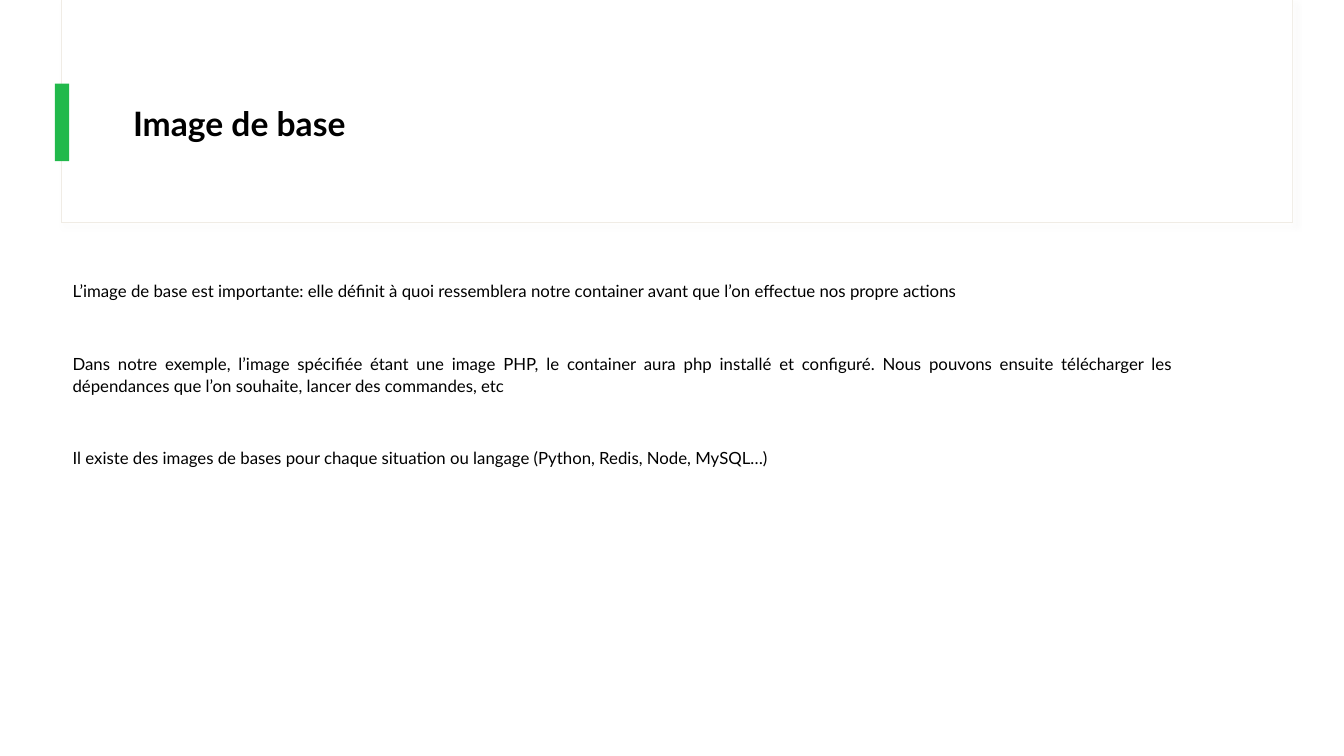
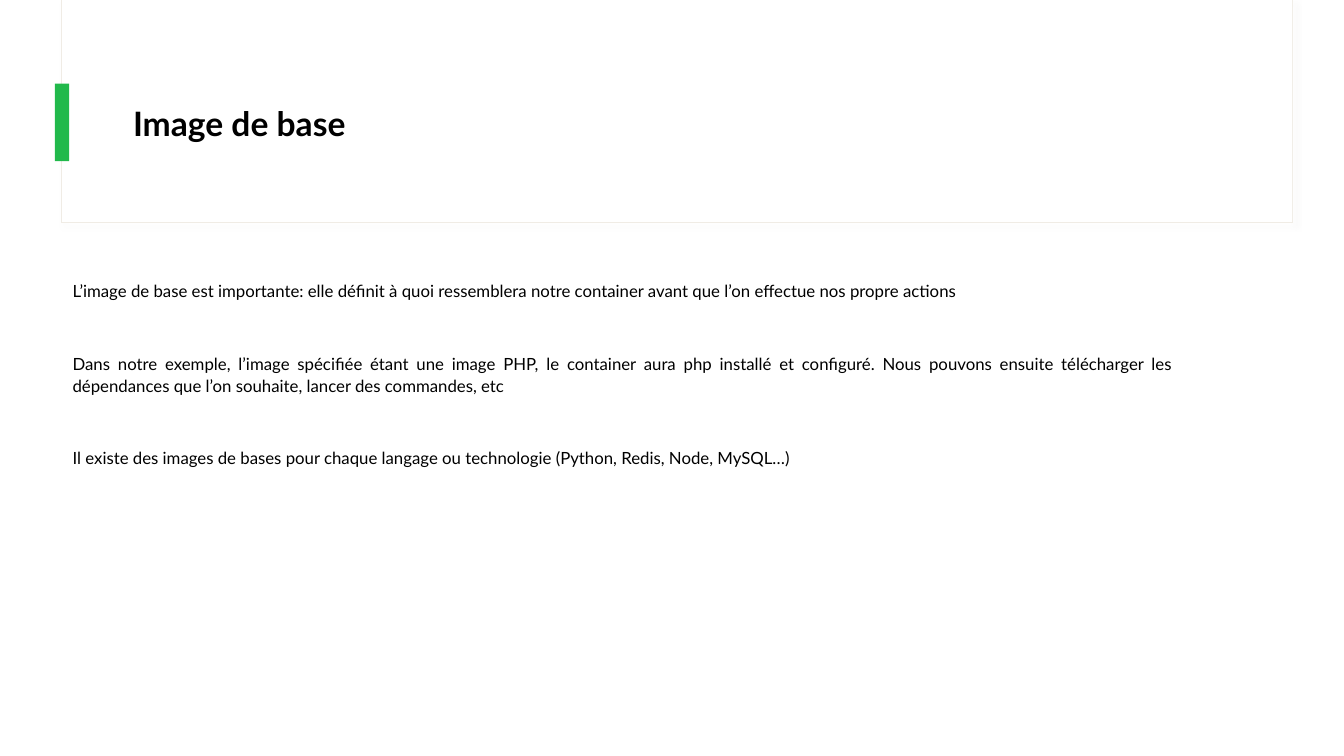
Before and after one commit to IPSSIASIDEV2/Jedy-DockerKubernetes-Formation, a slide deck: slide 20 of Cours/Cours.pptx (slide 21 before the commit). Drawn at 1344x756 pixels with LibreOffice and Linux fonts; fonts in the diff are those of the drawing. Boxes give left, top, right and bottom in pixels: in the first picture for what was removed or moved away, otherwise in the second. Text is boxed around its words. In the diff, an @@ line names an element or a change of style, - is before the commit and + after.

```diff
--- a/Cours/Cours.pptx
+++ b/Cours/Cours.pptx
@@ text at (x1=73, y1=451, x2=789, y2=467): text changed @@
-Il existe des images de bases pour chaque situation ou langage (Python, Redis, Node, MySQL…)
+Il existe des images de bases pour chaque langage ou technologie (Python, Redis, Node, MySQL…)
```
Also in this commit, not shown: 7 other slides changed, 1 slide added, 2 slides removed, 6 other files.
